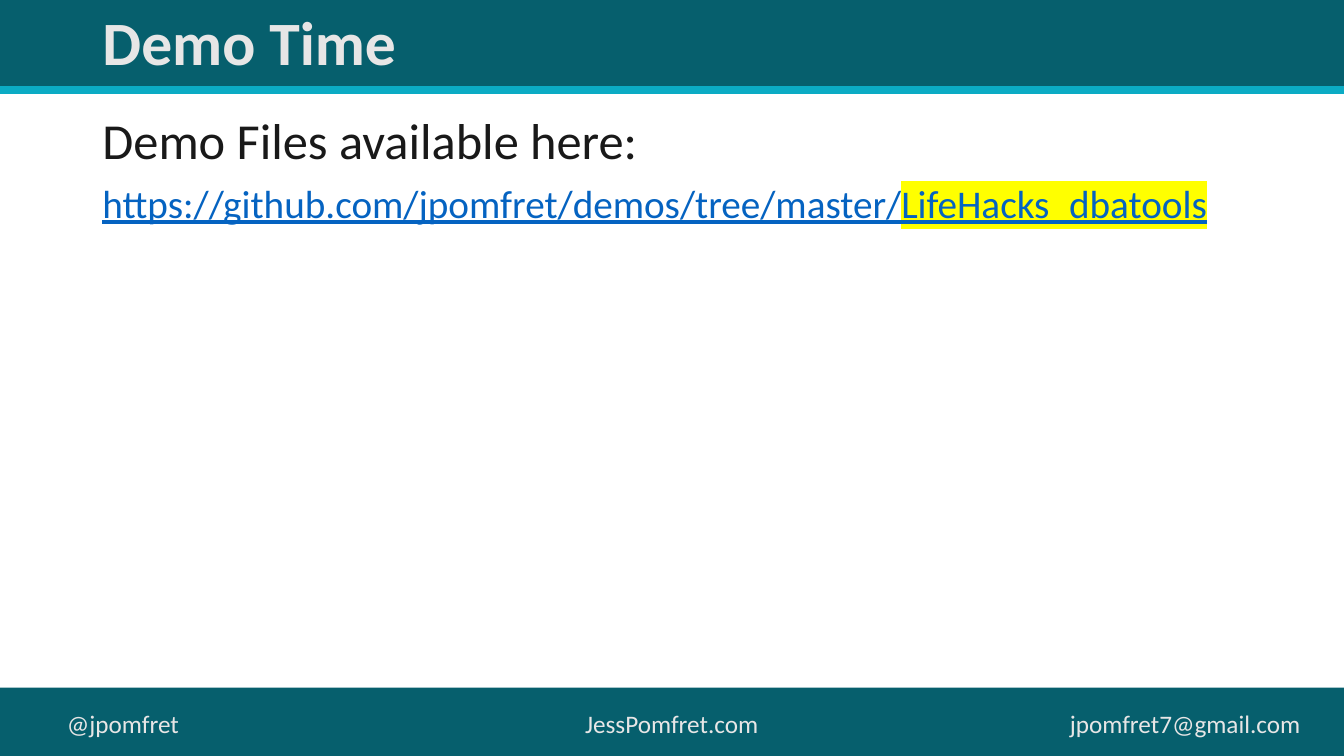
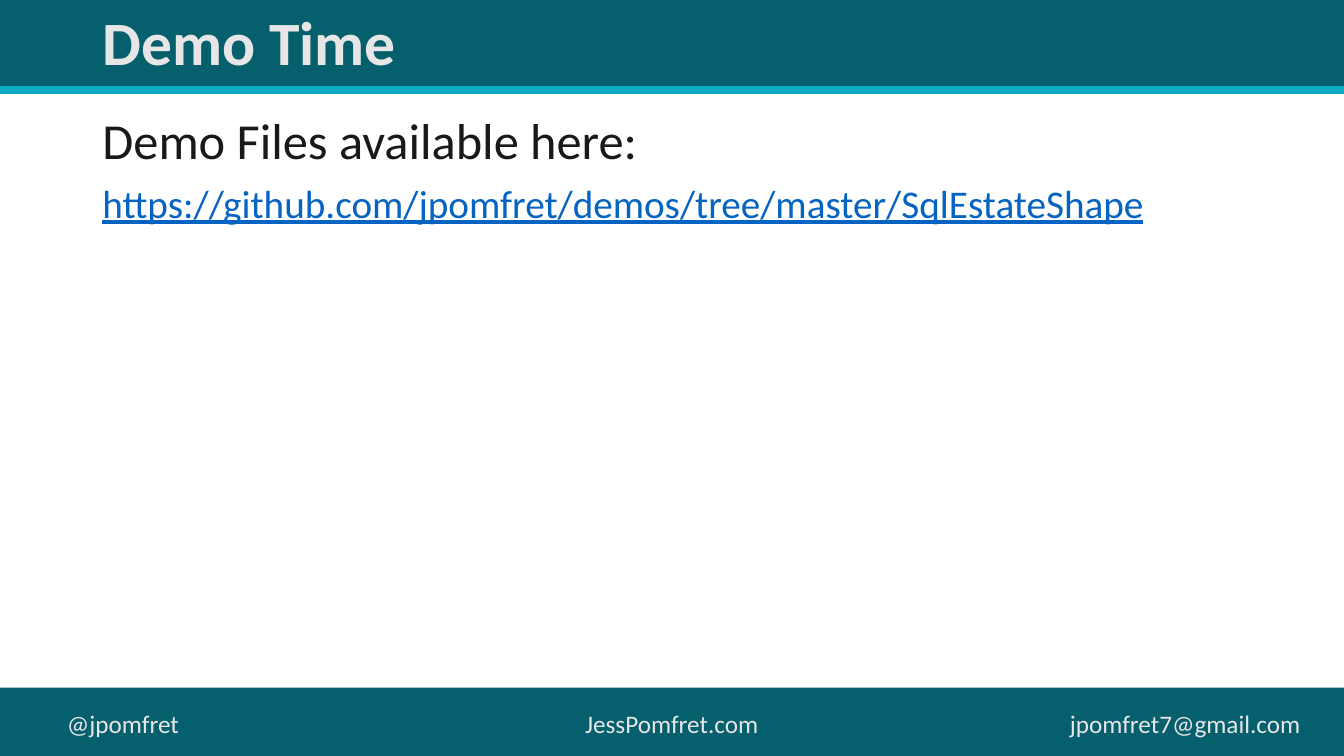
Before and after one commit to jpomfret/demos, a slide deck: slide 13 of SqlEstateShape/SqlEstateShape.pptx. Drawn at 1344x756 pixels with LibreOffice and Linux fonts; fonts in the diff are those of the drawing; background and template pictures are left out. Boxes give left, top, right and bottom in pixels: in the first picture for what was removed or moved away, otherwise in the second. Text is boxed around its words. In the diff, an @@ line names an element or a change of style, - is before the commit and + after.

```diff
--- a/SqlEstateShape/SqlEstateShape.pptx
+++ b/SqlEstateShape/SqlEstateShape.pptx
@@ text at [102,190,1143,225]: text changed @@
-https://github.com/jpomfret/demos/tree/master/LifeHacks_dbatools
+https://github.com/jpomfret/demos/tree/master/SqlEstateShape
```
Also in this commit, not shown: 6 other files.
